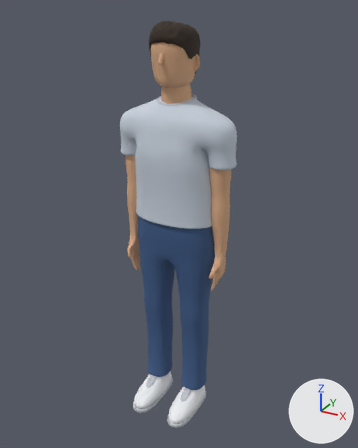
Two versions of the glTF model public/assets/models/cafe-customer.glb, one commit apart.
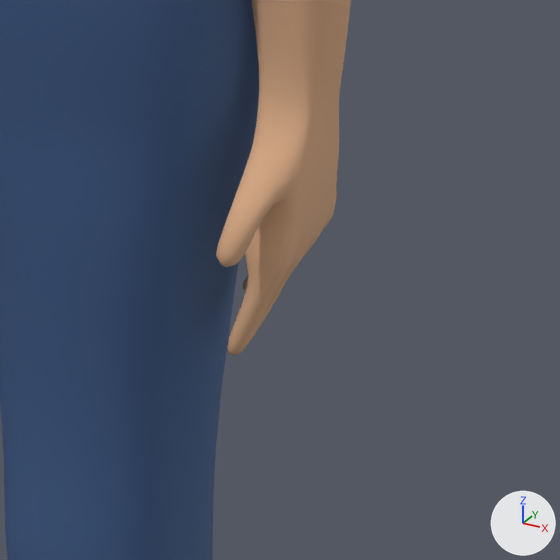
Each version appears first whole from a 50 mm camera at (0.945, -1.695, 1.763) aimed at (0.016, -0.006, 0.918), and next in a close-up on the part from 50% to 71% of the width and 54% to 71% of the height. The lights are fixed; the arrows at lower right show +X, +Y and +Z. The last two pictures show the newer version.

Names of what the first close-up shows: 'MannequinBody'.
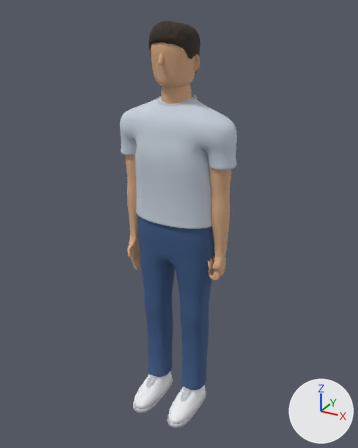
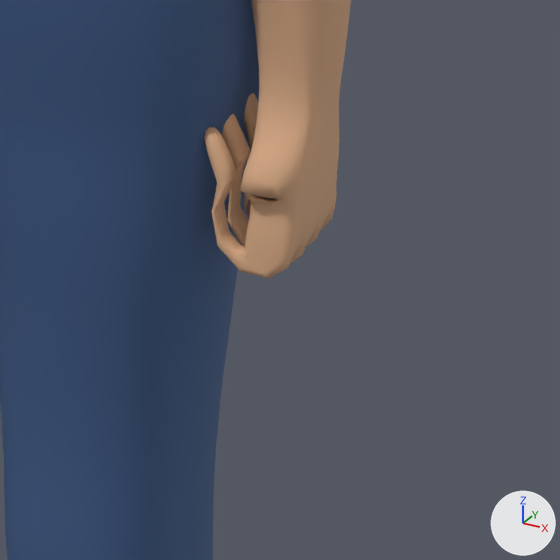
The newer file adds a shape key; the second version is drawn at full value of the shape key 'EatGrip' of 'MannequinBody', and the change is written as the vertex moves it makes.

Changed parts and their boxes [x1, y1, x2, y2] in the close-ups (560 x 560 px; the box of a moved part takes in the faces that stretch with it):
part 1 of me_mesh_0, moved or reshaped
    before: [216, 174, 331, 355]
    after: [204, 93, 331, 278]

The change, as a diff of the scene's bpy script:
```diff
--- a/public/assets/models/cafe-customer.glb.py
+++ b/public/assets/models/cafe-customer.glb.py
@@ me_mesh_0 @@
 me_mesh_0.from_pydata(...)  # 13879 vertices, 27568 faces; spans x -0.26..0.26, y -0.22..0.13, z 0.0..1.72
 # used by ob_mannequinbody; location = (0.0, 0.0, 0.0)
+# me_mesh_0 part 1: 478 of 13879 vertices moved; they spanned x 0.17..0.22, y -0.08..0.03, z 0.65..0.77 and now span x 0.16..0.21, y -0.05..0.03, z 0.71..0.81; mean shift (-0.01, 0.01, 0.06); largest move (0.18, -0.02, 0.65) -> (0.17, -0.02, 0.81)
 me_mesh_0.materials.append(mat_material_0)
```
